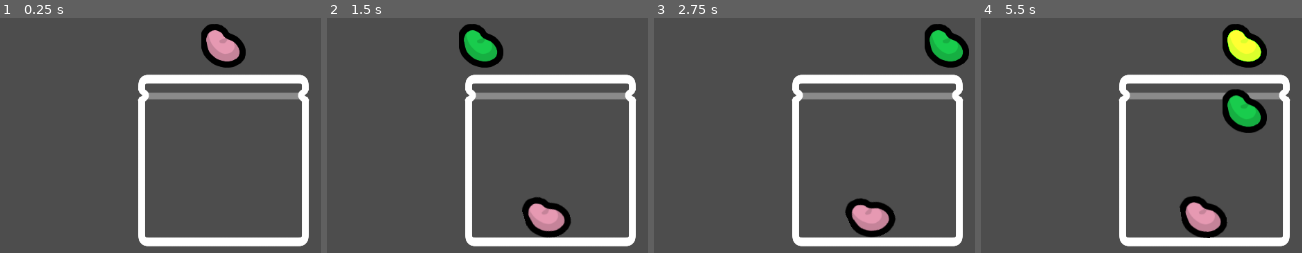
Above: before the commit, frames 1-4 (left to right).
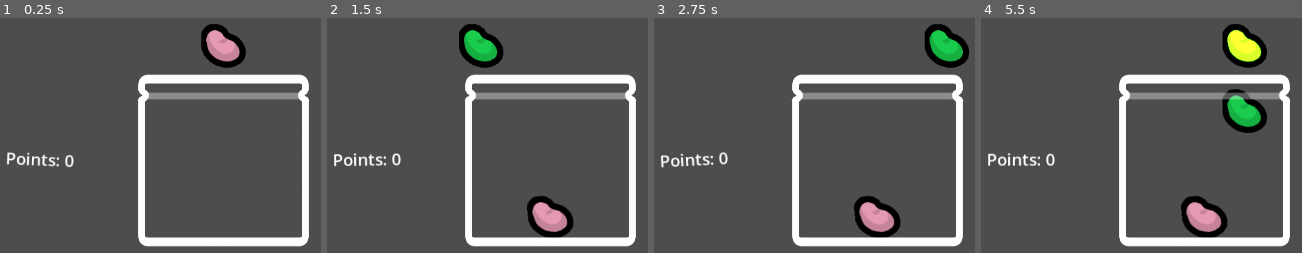
Above: after the commit, the same moments.

Repository: dairycultist/bean-game
Game: Godot game, scene res://scene.tscn
Two runs of this game, one before a commit and one after it. Both use one fixed random seed, a clock stepped at 60 frames per second and the inputs below.
Inputs (mouse positions are in pixels of both pictures, inside the frame that each line leads up to):
- Up to frame 1 (0.25 s): no input
- Up to frame 2 (1.5 s): tap Enter at 0.5 s; move the mouse to (551, 133) at 0.52 s; press the mouse at (551, 133) at 0.53 s; move the mouse to (391, 182) at 1.27 s; release the mouse at (391, 182) at 1.28 s; click (391, 182) at 1.35 s
- Up to frame 3 (2.75 s): move the mouse to (958, 62) at 2.02 s; press the mouse at (958, 62) at 2.03 s
- Up to frame 4 (5.5 s): move the mouse to (1163, 250) at 2.77 s; release the mouse at (1163, 250) at 2.78 s; click (1163, 250) at 2.85 s; move the mouse to (outside the picture) at 3.52 s; press the mouse at (outside the picture) at 3.53 s; move the mouse to (outside the picture) at 4.27 s; release the mouse at (outside the picture) at 4.28 s; click (outside the picture) at 4.35 s; tap Space at 5 s; move the mouse to (1244, 161) at 5.02 s; press the mouse at (1244, 161) at 5.03 s

The runs differ from the first frame. In frame 1, 0.5% of the frame differs, in the area x 2-24%, y 57-64%; in frame 2, 1.5%; in frame 3, 2.1%, in the area x 2-77%, y 57-94%; in frame 4, 1.1%.

Commit message:
Begin work on stat manager; Make beans have little friction

Diff:
--- a/bean.tscn
+++ b/bean.tscn
@@ -1,7 +1,10 @@
-[gd_scene load_steps=6 format=3 uid="uid://cn757hnlqkpnk"]
+[gd_scene load_steps=7 format=3 uid="uid://cn757hnlqkpnk"]
 
 [ext_resource type="Texture2D" uid="uid://dq4gtuiplio1w" path="res://bean.png" id="1_b6u4a"]
 [ext_resource type="Script" uid="uid://de32m35xsr1vk" path="res://bean.gd" id="1_dq0o7"]
+
+[sub_resource type="PhysicsMaterial" id="PhysicsMaterial_dq0o7"]
+friction = 0.0
 
 [sub_resource type="CircleShape2D" id="CircleShape2D_y2354"]
 radius = 22.0
@@ -13,6 +16,7 @@
 radius = 26.019224
 
 [node name="Bean" type="RigidBody2D"]
+physics_material_override = SubResource("PhysicsMaterial_dq0o7")
 contact_monitor = true
 max_contacts_reported = 3
 script = ExtResource("1_dq0o7")
--- a/boon.gd
+++ b/boon.gd
@@ -1,20 +1,23 @@
 extends Node
 
 # BOONS:
-# When a bean is dropped, add a point for every bean in the jar.
-# When a bean is dropped, add a point for every bean of the same color in the jar.
+# When a bean is dropped, add 1 point for every bean in the jar.
+# When a bean is dropped, add 1 point for every bean of the same color in the jar.
 # When two beans match, convert another bean already in the jar to the color of the matched beans.
 # When two beans match, add another bean of the same color as the matched beans.
 # When two beans match, add a bean with a random color.
 # When two beans match, add a point for every bean in the jar.
 # +5 points per match.
-# +1 drop.
+# +3 drops.
 # If drops reach zero, the jar is shaken and allowed to settle.
 # Double the likelihood of the drawn bean being [COLOR].
 # [COLOR] beans give double points when merged.
 # [COLOR] beans give double points when merged; color changes at the start of each round.
 # The drawn bean cannot be the color there is the least of in the jar (ties pick randomly).
-# Add a point for every bean that escapes the jar.
+# The drawn bean cannot be the color there is the most of in the jar (ties pick randomly).
+# Add 5 point for every bean that escapes the jar.
+# If two beans match, and two other beans match within one second, add 30 points.
+# Beans are bouncy.
 
 # boons connect to signals and use the parameters to determine if they should go off
 # boons are children of the score node (this global class connects them to bean events)
--- a/scene.tscn
+++ b/scene.tscn
@@ -1,10 +1,14 @@
-[gd_scene load_steps=9 format=3 uid="uid://5ilcdthf5fh5"]
+[gd_scene load_steps=11 format=3 uid="uid://5ilcdthf5fh5"]
 
 [ext_resource type="Texture2D" uid="uid://dxliqmg4qqobw" path="res://jar.png" id="1_nxogm"]
 [ext_resource type="Script" uid="uid://bce4vbqpm3soy" path="res://bean_dropper.gd" id="2_nxogm"]
 [ext_resource type="PackedScene" uid="uid://cn757hnlqkpnk" path="res://bean.tscn" id="3_3253y"]
 [ext_resource type="AudioStream" uid="uid://dfx6ai1konf05" path="res://click.wav" id="4_m7jmp"]
 [ext_resource type="AudioStream" uid="uid://dp6m5oyilj24o" path="res://pop.wav" id="5_y2354"]
+[ext_resource type="Script" uid="uid://dppaxmnswb3f2" path="res://stat_manager.gd" id="6_y2354"]
+
+[sub_resource type="RectangleShape2D" id="RectangleShape2D_nxogm"]
+size = Vector2(220, 300)
 
 [sub_resource type="RectangleShape2D" id="RectangleShape2D_u3cyc"]
 size = Vector2(10, 256)
@@ -12,27 +16,10 @@
 [sub_resource type="RectangleShape2D" id="RectangleShape2D_m7jmp"]
 size = Vector2(256, 10)
 
-[sub_resource type="RectangleShape2D" id="RectangleShape2D_nxogm"]
-size = Vector2(220, 300)
+[sub_resource type="LabelSettings" id="LabelSettings_m7jmp"]
+font_size = 24
 
 [node name="Scene" type="Node2D"]
-
-[node name="Jar" type="StaticBody2D" parent="."]
-
-[node name="Sprite" type="Sprite2D" parent="Jar"]
-texture = ExtResource("1_nxogm")
-
-[node name="ColliderL" type="CollisionShape2D" parent="Jar"]
-position = Vector2(-118, 0)
-shape = SubResource("RectangleShape2D_u3cyc")
-
-[node name="ColliderR" type="CollisionShape2D" parent="Jar"]
-position = Vector2(118, 0)
-shape = SubResource("RectangleShape2D_u3cyc")
-
-[node name="ColliderD" type="CollisionShape2D" parent="Jar"]
-position = Vector2(0, 116)
-shape = SubResource("RectangleShape2D_m7jmp")
 
 [node name="Camera" type="Camera2D" parent="."]
 
@@ -52,3 +39,41 @@
 [node name="AudioOnMatch" type="AudioStreamPlayer" parent="BeanDropper"]
 stream = ExtResource("5_y2354")
 max_polyphony = 4
+
+[node name="Jar" type="StaticBody2D" parent="."]
+
+[node name="Sprite" type="Sprite2D" parent="Jar"]
+texture = ExtResource("1_nxogm")
+
+[node name="ColliderL" type="CollisionShape2D" parent="Jar"]
+position = Vector2(-118, 0)
+shape = SubResource("RectangleShape2D_u3cyc")
+
+[node name="ColliderR" type="CollisionShape2D" parent="Jar"]
+position = Vector2(118, 0)
+shape = SubResource("RectangleShape2D_u3cyc")
+
+[node name="ColliderD" type="CollisionShape2D" parent="Jar"]
+position = Vector2(0, 116)
+shape = SubResource("RectangleShape2D_m7jmp")
+
+[node name="StatManager" type="Node2D" parent="."]
+script = ExtResource("6_y2354")
+
+[node name="PointLabel" type="Label" parent="StatManager"]
+anchors_preset = 8
+anchor_left = 0.5
+anchor_top = 0.5
+anchor_right = 0.5
+anchor_bottom = 0.5
+offset_left = -344.0
+offset_top = -41.5
+offset_right = -184.0
+offset_bottom = 38.5
+grow_horizontal = 2
+grow_vertical = 2
+pivot_offset = Vector2(80, 40)
+text = "Points: 0"
+label_settings = SubResource("LabelSettings_m7jmp")
+horizontal_alignment = 1
+vertical_alignment = 1
--- /dev/null
+++ b/stat_manager.gd
@@ -0,0 +1,14 @@
+extends Node2D
+
+var point_label_anim_t := 0.0
+var point_label_anim_intensity := 1.0
+
+func _ready() -> void:
+	BeanSignals.on_beans_matched.connect(func(_color): point_label_anim_intensity = 4.0)
+
+func _process(delta: float) -> void:
+
+	point_label_anim_t += delta * point_label_anim_intensity
+	$PointLabel.rotation = sin(point_label_anim_t * 4.0) * 0.05 * point_label_anim_intensity
+
+	point_label_anim_intensity = lerp(point_label_anim_intensity, 1.0, delta)
Not shown, added: stat_manager.gd.uid
